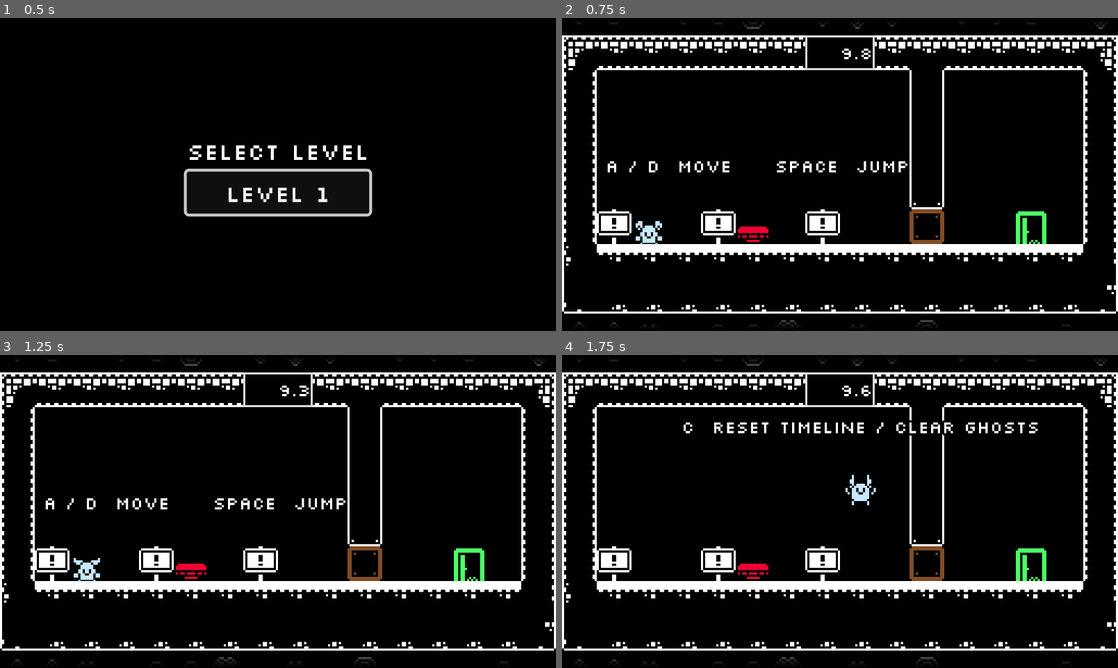
Above: before the commit, frames 1-4 (two rows, left to right).
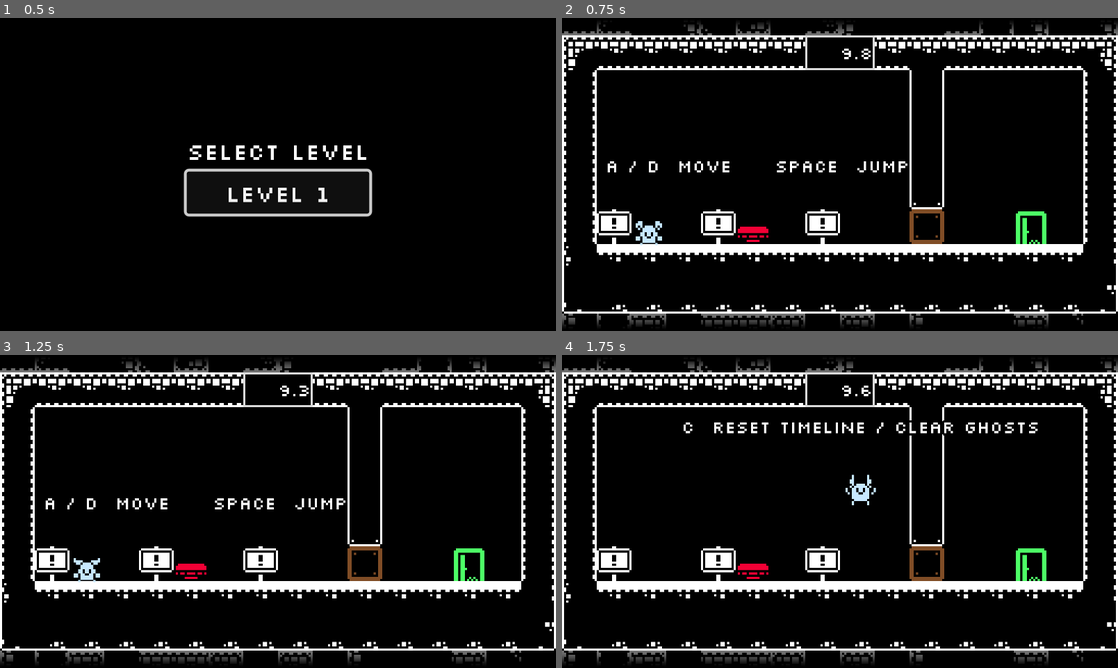
Above: after the commit, the same moments.

Repository: moellh/gmtk-game-jam-2026
Game: Godot game, scene res://src/level_select.tscn
The game is run twice, just before and just after one commit, with the same random seed, the same clock (stepped at 60 frames per second) and the same inputs.
Inputs:
- Up to frame 1 (0.5 s): no input
- Up to frame 2 (0.75 s): click "Level 1" at 0.5 s
- Up to frame 3 (1.25 s): no input
- Up to frame 4 (1.75 s): hold Right (move_right) from 1.28 s (still down); tap C (clear) at 1.35 s; tap Space (jump) at 1.52 s

Frame 1 is identical in both runs. In frame 2, 1.8% of the frame differs, in the area x 0-100%, y 1-99%; in frame 3, 1.8%; in frame 4, 1.8%.

Commit message:
world: use environment tiles outside level

Diff:
--- a/src/outside_fill.gd
+++ b/src/outside_fill.gd
@@ -5,18 +5,9 @@
 const ATLAS_STRIDE := 17.0
 const LEVEL_RECT := Rect2(80.0, 16.0, 256.0, 128.0)
 const ATLAS := preload("res://assets/monochrome_tilemap_transparent.png")
-
-const TILE_CHOICES: Array[Vector2i] = [
-	Vector2i(0, 0),
-	Vector2i(1, 0),
-	Vector2i(2, 0),
-	Vector2i(0, 1),
-	Vector2i(1, 1),
-	Vector2i(2, 1),
-	Vector2i(0, 2),
-	Vector2i(1, 2),
-	Vector2i(2, 2),
-]
+const ATLAS_MIN := Vector2i(15, 9)
+const ATLAS_COLUMNS := 5
+const ATLAS_ROWS := 4
 
 var visible_world_rect := LEVEL_RECT
 
@@ -54,9 +45,14 @@
 			if posmod(value, 4) == 0:
 				continue
 
-			var atlas_cell := TILE_CHOICES[
-				posmod(value >> 3, TILE_CHOICES.size())
-			]
+			var tile_index := posmod(
+				value >> 3,
+				ATLAS_COLUMNS * ATLAS_ROWS,
+			)
+			var atlas_cell := ATLAS_MIN + Vector2i(
+				tile_index % ATLAS_COLUMNS,
+				floori(tile_index / float(ATLAS_COLUMNS)),
+			)
 			var source := Rect2(
 				Vector2(atlas_cell) * ATLAS_STRIDE,
 				Vector2.ONE * TILE_SIZE,
